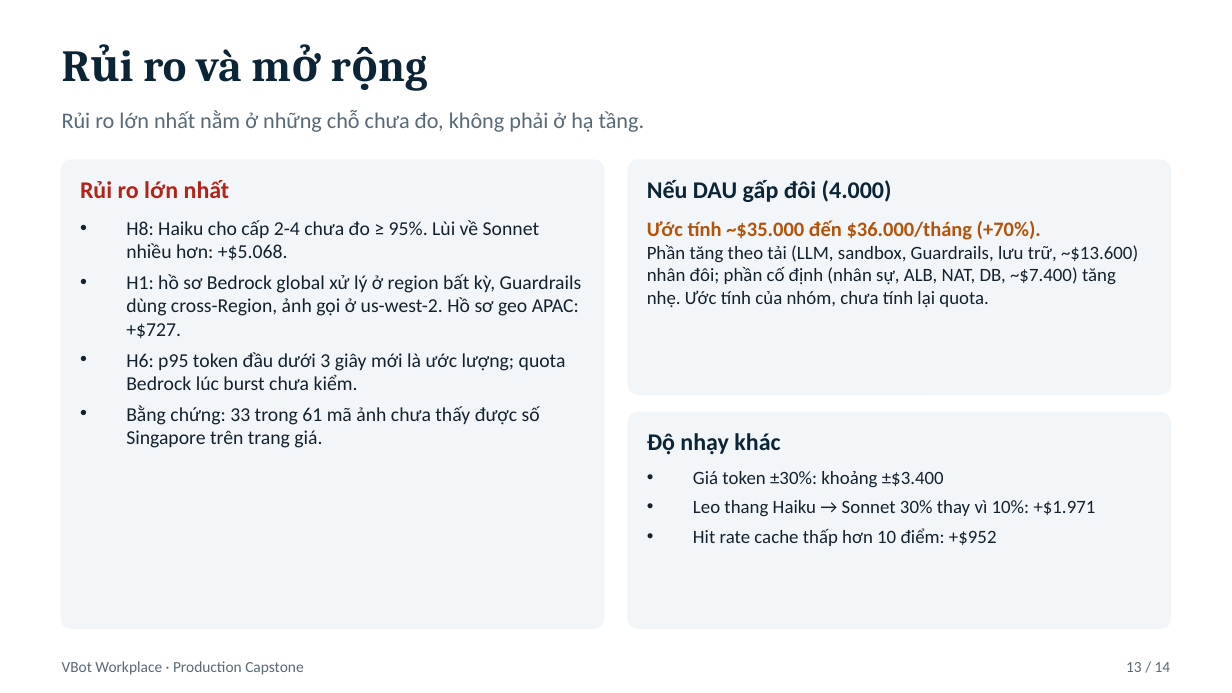
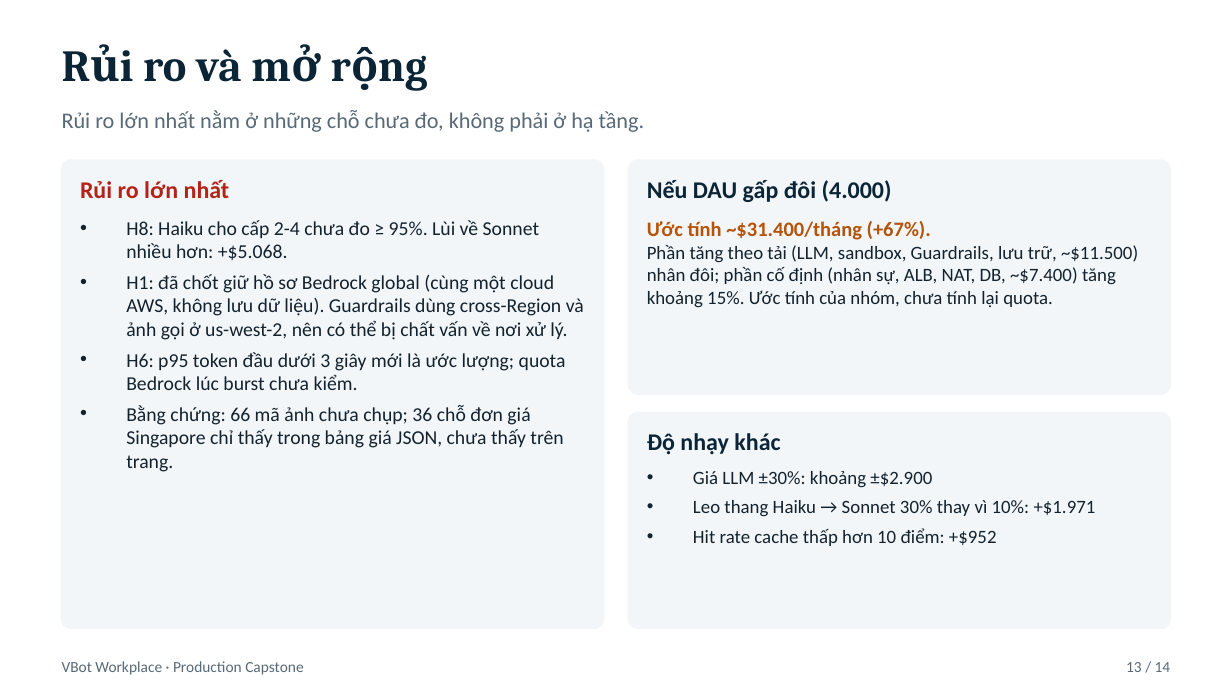
Before and after one commit to TuTune04/K4-Track2-Day28-TTL, a slide deck: slide 14 of submit/VBot_slide.pptx. Drawn at 1232x693 pixels with LibreOffice and Linux fonts; fonts in the diff are those of the drawing. Boxes give left, top, right and bottom in pixels: in the first picture for what was removed or moved away, otherwise in the second. Text is boxed around its words. In the diff, an @@ line names an element or a change of style, - is before the commit and + after.

```diff
--- a/submit/VBot_slide.pptx
+++ b/submit/VBot_slide.pptx
@@ text at (647, 221, 1138, 308): text changed @@
-Ước tính ~$35.000 đến $36.000/tháng (+70%).
-Phần tăng theo tải (LLM, sandbox, Guardrails, lưu trữ, ~$13.600) nhân đôi; phần cố định (nhân sự, ALB, NAT, DB, ~$7.400) tăng nhẹ. Ước tính của nhóm, chưa tính lại quota.
+Ước tính ~$31.400/tháng (+67%).
+Phần tăng theo tải (LLM, sandbox, Guardrails, lưu trữ, ~$11.500) nhân đôi; phần cố định (nhân sự, ALB, NAT, DB, ~$7.400) tăng khoảng 15%. Ước tính của nhóm, chưa tính lại quota.
@@ text at (126, 274, 584, 340): text changed @@
-• H1: hồ sơ Bedrock global xử lý ở region bất kỳ, Guardrails dùng cross-Region, ảnh gọi ở us-west-2. Hồ sơ geo APAC: +$727.
+• H1: đã chốt giữ hồ sơ Bedrock global (cùng một cloud AWS, không lưu dữ liệu). Guardrails dùng cross-Region và ảnh gọi ở us-west-2, nên có thể bị chất vấn về nơi xử lý.
@@ text at (126, 405, 563, 472): text changed @@
-• Bằng chứng: 33 trong 61 mã ảnh chưa thấy được số Singapore trên trang giá.
+• Bằng chứng: 66 mã ảnh chưa chụp; 36 chỗ đơn giá Singapore chỉ thấy trong bảng giá JSON, chưa thấy trên trang.
@@ text at (693, 471, 932, 488): text changed @@
-• Giá token ±30%: khoảng ±$3.400
+• Giá LLM ±30%: khoảng ±$2.900
```
Also in this commit, not shown: 10 other slides changed, 10 other files.
